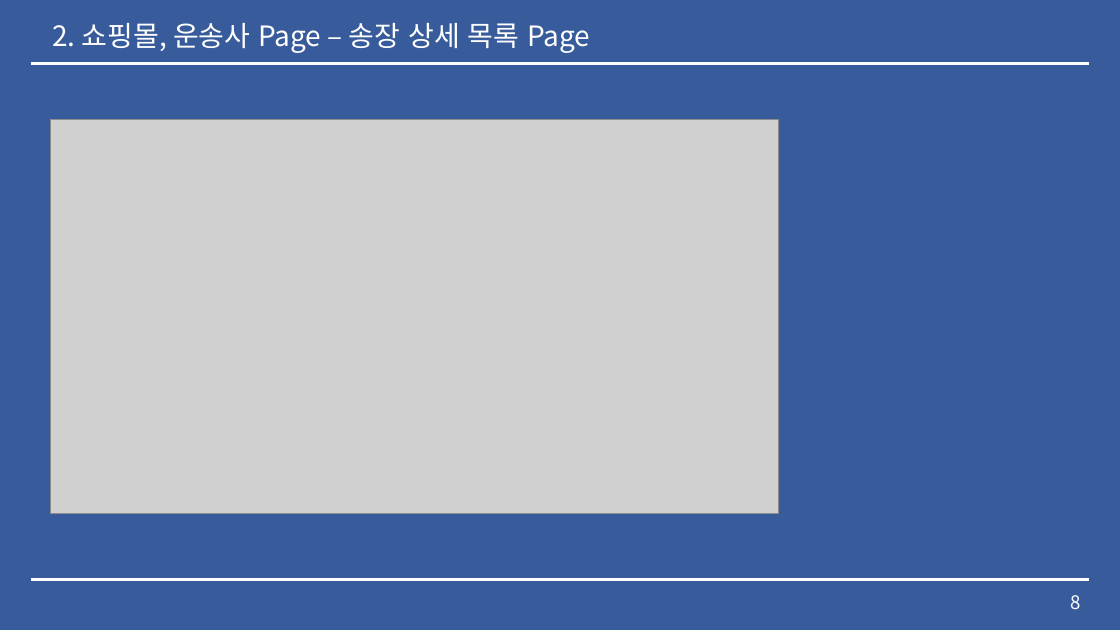
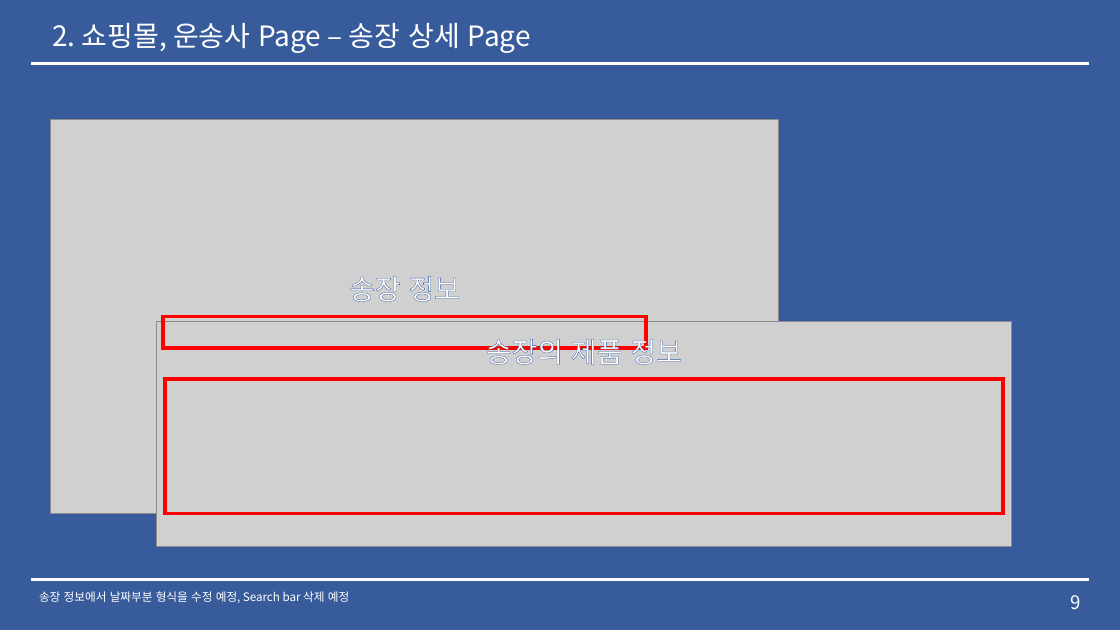
Before and after one commit to lx9203/fulfillmentBlue, a slide deck: slide 9 of Fulfillment 중간발표.pptx (slide 8 before the commit). Drawn at 1120x630 pixels with LibreOffice and Linux fonts; fonts in the diff are those of the drawing; grey boxes stand for pictures. Boxes give left, top, right and bottom in pixels: in the first picture for what was removed or moved away, otherwise in the second. Text is boxed around its words. In the diff, an @@ line names an element or a change of style, - is before the commit and + after.

```diff
--- a/Fulfillment 중간발표.pptx
+++ b/Fulfillment 중간발표.pptx
@@ text at [52, 23, 531, 53]: text changed @@
-2. 쇼핑몰, 운송사 Page – 송장 상세 목록 Page
+2. 쇼핑몰, 운송사 Page – 송장 상세 Page
@@ text added at [349, 276, 460, 302], 24 pt, text #FFFFFF @@
+송장 정보
@@ picture added at [156, 322, 1011, 547] @@
@@ rectangle added at [163, 317, 646, 349], outline #FF0000 3 pt @@
@@ text added at [486, 334, 682, 365], 24 pt, text #FFFFFF @@
+송장의 제품 정보
@@ rectangle added at [165, 379, 1003, 513], outline #FF0000 3 pt @@
@@ text added at [39, 591, 349, 603], 10 pt, text #FFFFFF @@
+송장 정보에서 날짜부분 형식을 수정 예정, Search bar 삭제 예정
@@ page number at [1070, 595, 1080, 609]: text changed @@
-8
+9
```
Also in this commit, not shown: 11 other slides changed, 2 slides added, 6 other files.
